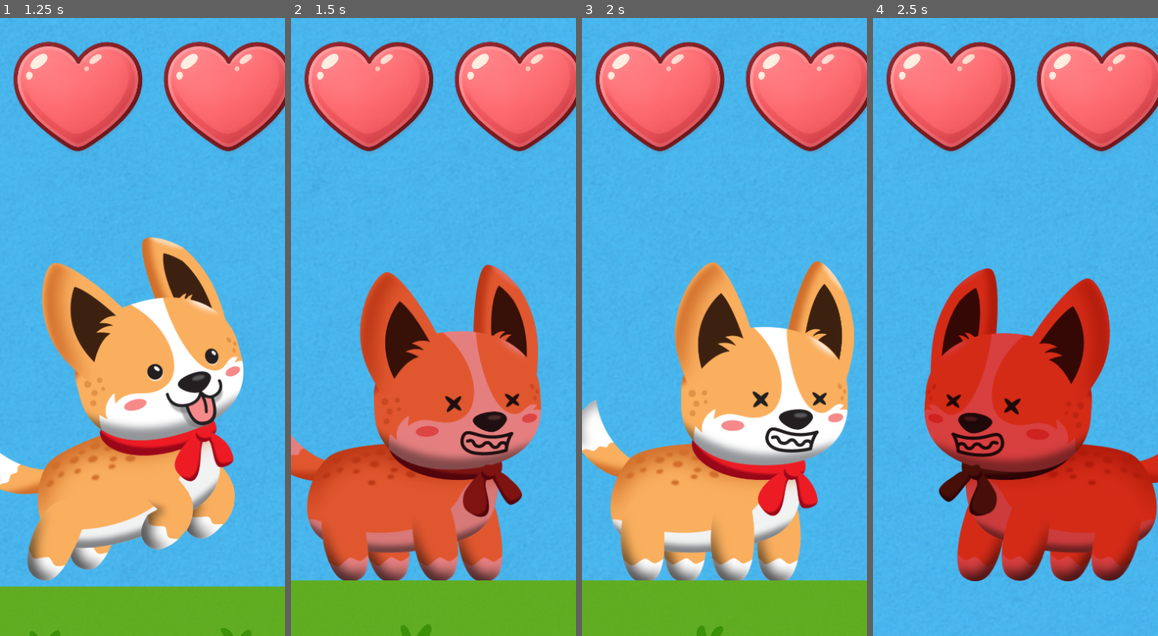
Above: before the commit, frames 1-4 (left to right).
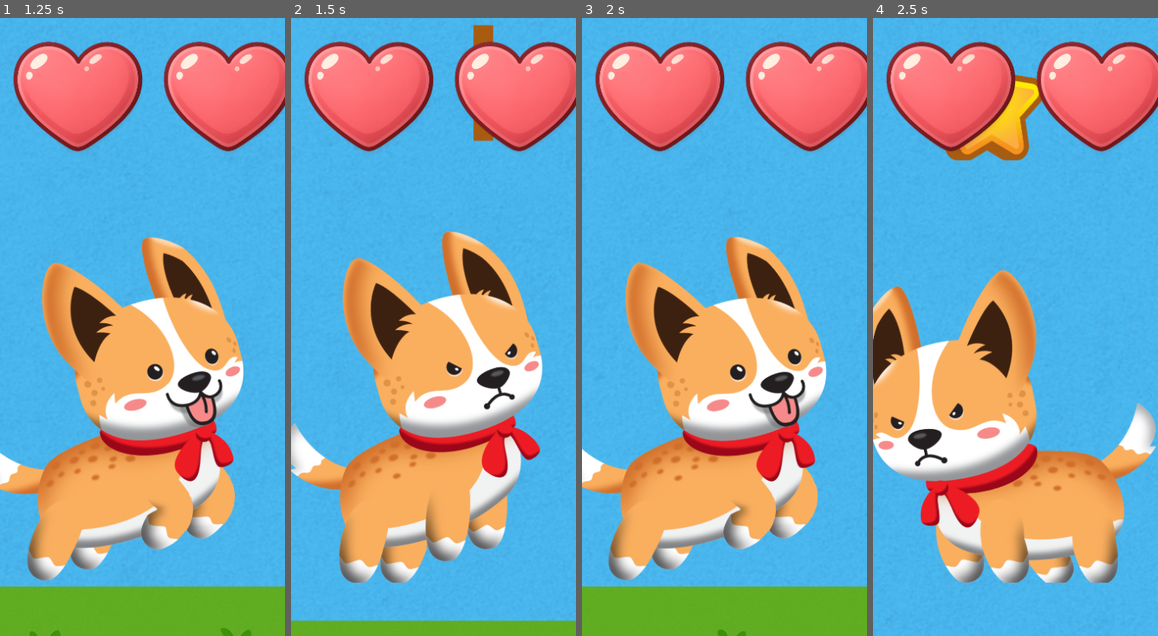
Above: after the commit, the same moments.

Repository: codyromano/chonki
Game: Godot game, scene res://scenes/level1.tscn
Same seed, same stepped clock (60 frames per second), same inputs: the game is played once before the commit and once after it. Sound files missing from this copy of the repository are replaced by a short silence.
Inputs:
- Up to frame 1 (1.25 s): hold Right (ui_right) from 0.53 s (still down); tap D (push) at 0.6 s; tap Up (ui_up) at 0.77, 1.07 s
- Up to frame 2 (1.5 s): keep holding Right (ui_right); tap S (ram) at 1.35 s
- Up to frame 3 (2 s): keep holding Right (ui_right); tap Up (ui_up) at 1.52, 1.82 s
- Up to frame 4 (2.5 s): release Right (ui_right) at 2.03 s; hold Left (ui_left) from 2.03 s (still down); tap D (push) at 2.1 s

Frame 1 is identical in both runs. In frame 2, 40% of the frame differs, in the area x 0-100%, y 1-100%; in frame 3, 30%; in frame 4, 39%.

Commit message:
boats + fix invisible injury bug

Diff:
--- a/scenes/Goose.gd
+++ b/scenes/Goose.gd
@@ -18,6 +18,12 @@
 # Impulse applied to main character
 # if Input.is_action_just_pressed("ui_up") and body.is_on_floor():
 #	velocity.y = JUMP_FORCE
+enum GooseState {
+	DEFEATED
+}
+
+var states: Dictionary = {}
+
 # Goose physics constants - corrected values
 const GOOSE_MAX_JUMP_VELOCITY: float = -1500.0  # Target jump velocity
 # const GOOSE_MAX_JUMP_VELOCITY: float = -3000.0  # Target jump velocity
@@ -89,6 +95,9 @@
 	await tween.finished
 
 	await Utils.spawn_star(self)
+
+	var parent = get_parent()
+	print("disappear parent: ", parent)
 	get_parent().queue_free()
 
 func _physics_process(delta: float) -> void:
@@ -142,9 +151,10 @@
 						meter.total_hearts = max(meter.total_hearts - 1, 0)
 
 						if meter.total_hearts == 0:
+							states[GooseState.DEFEATED] = true
 							goose_disappear()
 					, 2)
-				else:
+				elif !states.has(GooseState.DEFEATED):
 					Utils.throttle('player_hit', func():
 						GlobalSignals.player_hit.emit()
 					, 3)
--- a/scenes/level1.tscn
+++ b/scenes/level1.tscn
@@ -9,6 +9,7 @@
 [ext_resource type="Script" path="res://scenes/Goose.gd" id="13_rdfy5"]
 [ext_resource type="Texture2D" uid="uid://d4ibiy0oh2hpb" path="res://assets/enemies/goose/goose2.png" id="14_648ic"]
 [ext_resource type="Texture2D" uid="uid://b281ntpbdihii" path="res://assets/enemies/goose/goose3.png" id="14_apft5"]
+[ext_resource type="Texture2D" uid="uid://4l0wnaj430u" path="res://assets/environment/boats.png" id="15_42slk"]
 [ext_resource type="Script" path="res://scenes/GooseNavigation.gd" id="16_vuaih"]
 [ext_resource type="Texture2D" uid="uid://vvx8340f7nlj" path="res://assets/enemies/goose/goose-defeated.png" id="17_0mpyo"]
 [ext_resource type="AudioStream" uid="uid://dtbn6tc13x30h" path="res://assets/sound/bird-flap.mp3" id="18_60djy"]
@@ -59,6 +60,9 @@
 radius = 218.555
 height = 437.11
 
+[sub_resource type="RectangleShape2D" id="RectangleShape2D_3owu1"]
+size = Vector2(2529, 3978)
+
 [node name="Level1" type="Node2D"]
 position = Vector2(-5159, -12)
 
@@ -67,8 +71,7 @@
 
 [node name="Collectible" parent="World2D" instance=ExtResource("4_ew37v")]
 z_index = 1
-position = Vector2(3062, -1246)
-scale = Vector2(1, 1)
+position = Vector2(886, -900)
 
 [node name="GroundSprite" type="Polygon2D" parent="World2D"]
 z_index = 3
@@ -105,6 +108,7 @@
 debug_color = Color(0.307035, 0.494072, 1, 0.42)
 
 [node name="NavigationRegion2D" type="NavigationRegion2D" parent="World2D"]
+position = Vector2(3985, 0)
 navigation_polygon = SubResource("NavigationPolygon_1ju1f")
 
 [node name="WithHealthMeter" type="Node2D" parent="World2D/NavigationRegion2D"]
@@ -147,6 +151,17 @@
 origin = NodePath("../WithHealthMeter/Goose")
 item_scene = ExtResource("4_ew37v")
 
+[node name="BoatBarrier" type="StaticBody2D" parent="World2D"]
+
+[node name="Sprite2D" type="Sprite2D" parent="World2D/BoatBarrier"]
+position = Vector2(2977, -733)
+scale = Vector2(1.92871, 1.92871)
+texture = ExtResource("15_42slk")
+
+[node name="CollisionShape2D" type="CollisionShape2D" parent="World2D/BoatBarrier"]
+position = Vector2(3009.5, -1954)
+shape = SubResource("RectangleShape2D_3owu1")
+
 [node name="HUD" parent="." instance=ExtResource("20_g3dfk")]
 
 [connection signal="timeout" from="World2D/NavigationRegion2D/WithHealthMeter/Goose/Timer" to="World2D/NavigationRegion2D/WithHealthMeter/Goose" method="_on_hop_timer_timeout"]
Binary file added: assets/environment/boats.png
Not shown, added: assets/environment/boats.png.import
Not shown: 1 places in scenes/level1.tscn that only renumber resources
